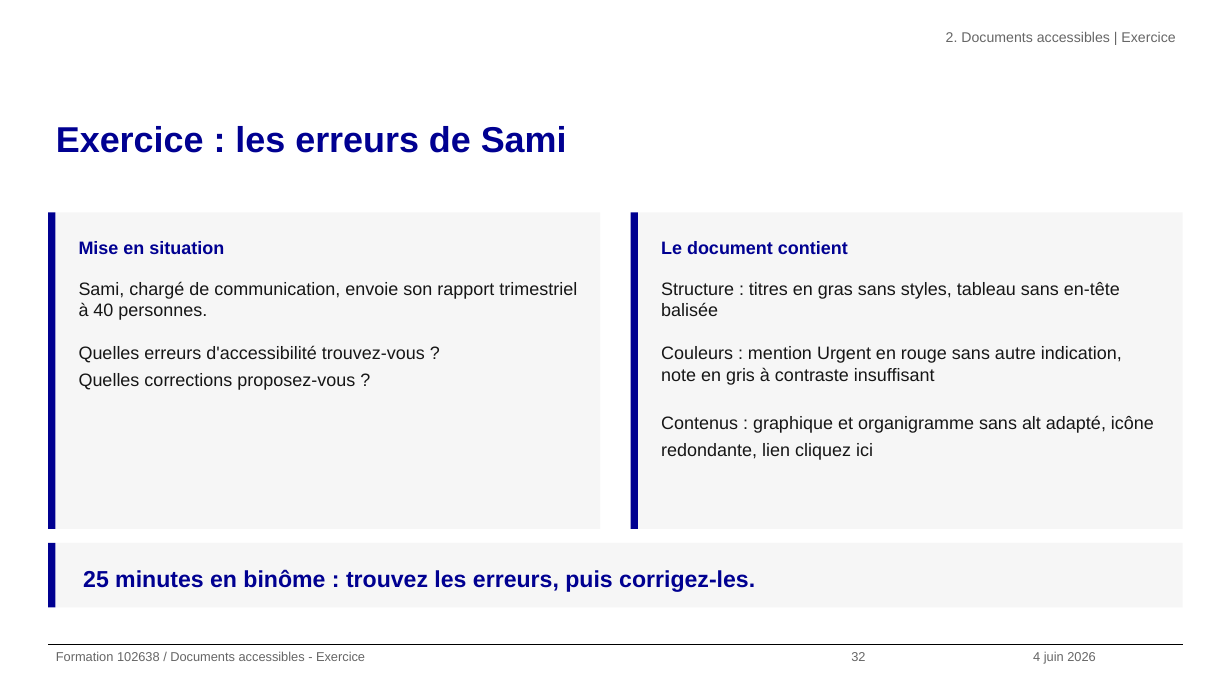
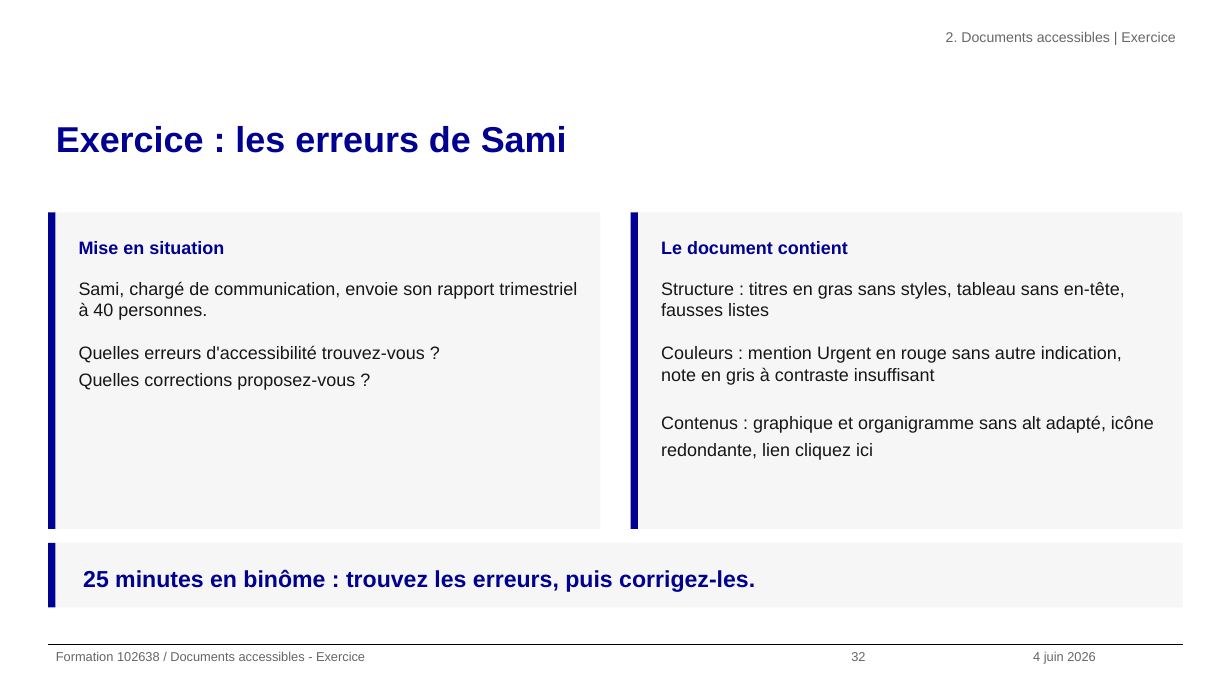
Before and after one commit to alexandra-guiderdoni/usine-fabrication-igpde-102846-ay11, a slide deck: slide 32 of formation-102638-juin-2026.pptx. Drawn at 1232x693 pixels with LibreOffice and Linux fonts; fonts in the diff are those of the drawing; background and template pictures are left out. Boxes give left, top, right and bottom in pixels: in the first picture for what was removed or moved away, otherwise in the second. Text is boxed around its words. In the diff, an @@ line names an element or a change of style, - is before the commit and + after.

Commit message:
feat: exercice Sami 14 erreurs, fausses listes, retour Sami remplace Sophie

```diff
--- a/formation-102638-juin-2026.pptx
+++ b/formation-102638-juin-2026.pptx
@@ text at bbox=[661, 282, 1154, 460]: text changed @@
-Structure : titres en gras sans styles, tableau sans en-tête balisée
-Couleurs : mention Urgent en rouge sans autre indication, note en gris à contraste insuffisant
-Contenus : graphique et organigramme sans alt adapté, icône redondante, lien cliquez ici
+Structure : titres en gras sans styles, tableau sans en-tête, fausses listes
+Couleurs : mention Urgent en rouge sans autre indication, note en gris à contraste insuffisant
+Contenus : graphique et organigramme sans alt adapté, icône redondante, lien cliquez ici
```
Also in this commit, not shown: 1 slide added, 1 slide removed, 7 other files.
